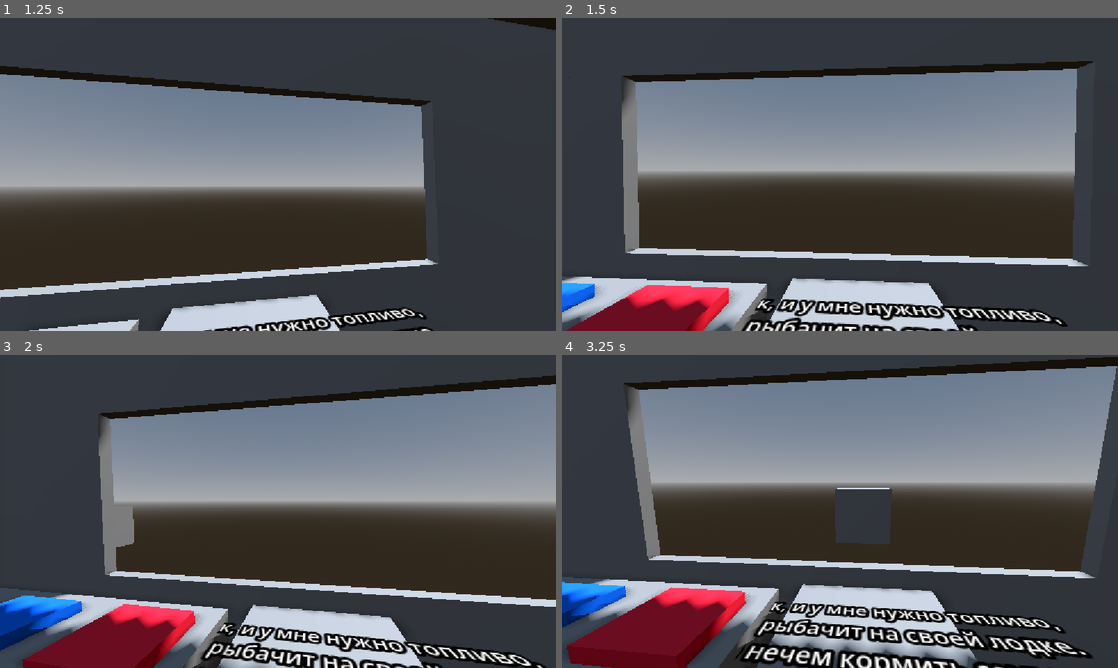
Above: before the commit, frames 1-4 (two rows, left to right).
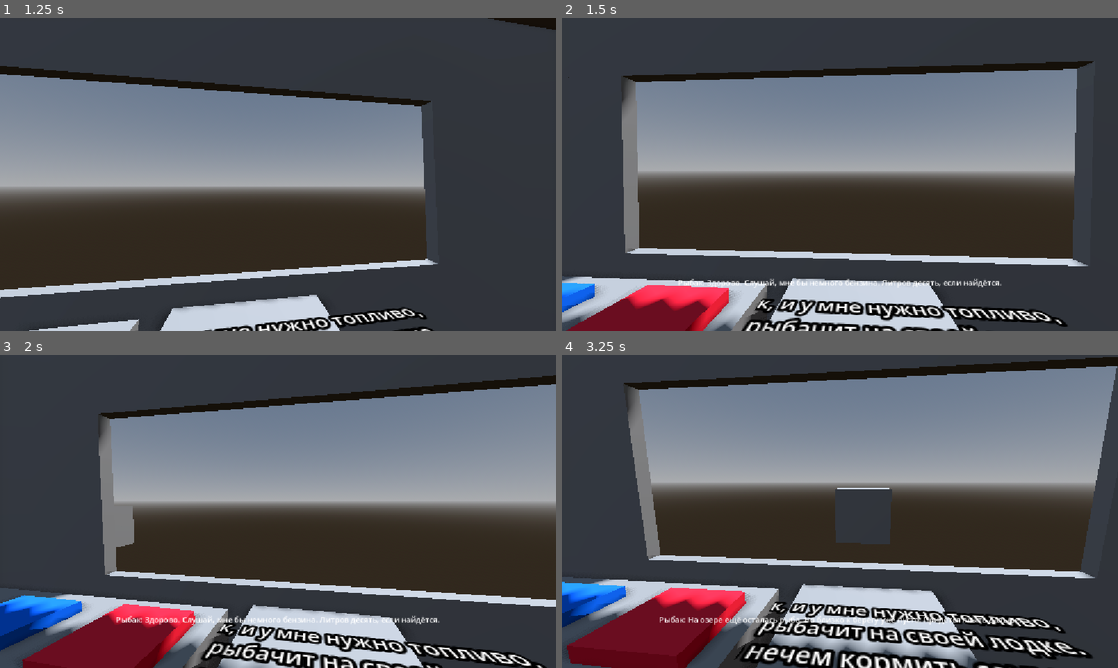
Above: after the commit, the same moments.

Repository: RolicsVin/AZS
Game: Godot game, scene res://scenes/game.tscn
The game is run twice, just before and just after one commit, with the same random seed, the same clock (stepped at 60 frames per second) and the same inputs.
Inputs (mouse positions are in pixels of both pictures, inside the frame that each line leads up to):
- Up to frame 1 (1.25 s): tap Enter (ui_accept) at 0.5, 0.77 s; move the mouse to (400, 158) at 0.52 s; hold Right (ui_right) from 0.53 s (still down); click (400, 158) at 0.6 s
- Up to frame 2 (1.5 s): move the mouse to (728, 190) at 1.27 s; release Right (ui_right) at 1.28 s; hold Down (ui_down) from 1.28 s (still down); click (728, 190) at 1.35 s
- Up to frame 3 (2 s): keep holding Down (ui_down); tap Enter (ui_accept) at 1.52 s
- Up to frame 4 (3.25 s): move the mouse to (895, 442) at 2.02 s; release Down (ui_down) at 2.03 s; hold Right (ui_right) 2.03-2.78 s; click (895, 442) at 2.1 s; move the mouse to (812, 574) at 2.77 s; hold Up (ui_up) from 2.78 s (still down); click (812, 574) at 2.85 s; tap Enter (ui_accept) at 3.02 s

Frame 1 is identical in both runs. In frame 2, 0.5% of the frame differs, in the area x 20-80%, y 83-87%; in frame 3, 0.5%; in frame 4, 0.6%, in the area x 17-83%, y 83-87%.
Error before the commit: Parse Error: Could not find type "ChoiceVisual" in the current scope. (res://scenes/dialog.gd:5)

Commit message:
NewVisualSystema

Diff:
--- a/scenes/choise_visual.gd
+++ b/scenes/choise_visual.gd
@@ -1,15 +1,37 @@
+class_name ChoiceVisual
 extends Control
+
+signal choice_changed(index: int)
 
 @onready var chooser: Control = $Chooser
 
+var current_choice: int = -1
+
+
 func _ready() -> void:
 	hide()
+
+
+func reset_choice() -> void:
+	current_choice = -1
+
 
 func _process(_delta: float) -> void:
 	if not visible:
 		return
 
-	var mouse = get_global_mouse_position()
-	var direction = mouse - chooser.global_position
+	var mouse_position := get_viewport().get_mouse_position()
+	var center := get_viewport_rect().size / 2.0
 
-	chooser.rotation = direction.angle()
+	var direction := mouse_position - center
+
+	chooser.rotation = (
+		mouse_position - chooser.get_global_transform_with_canvas().origin
+	).angle()
+
+	# Левая полуокружность — вариант 1, правая — вариант 0.
+	var new_choice := 1 if direction.x < 0.0 else 0
+
+	if new_choice != current_choice:
+		current_choice = new_choice
+		choice_changed.emit(current_choice)
--- a/scenes/game.tscn
+++ b/scenes/game.tscn
@@ -433,9 +433,6 @@
 script = ExtResource("8_gee14")
 container = NodePath("CircularContainer")
 choice_visual = NodePath("choise_visual")
-choice_font_size = null
-selected_color = null
-normal_color = null
 
 [node name="CircularContainer" type="Container" parent="UI/Dialog" unique_id=1825434233]
 layout_mode = 1
@@ -475,18 +472,18 @@
 anchor_right = 0.5
 anchor_bottom = 0.5
 offset_left = -20.0
-offset_top = -20.0
+offset_top = 7.5
 offset_right = 20.0
-offset_bottom = 20.0
+offset_bottom = 47.5
 grow_horizontal = 2
 grow_vertical = 2
 
 [node name="Panel" type="Panel" parent="UI/Dialog/choise_visual/Chooser" unique_id=575941014]
 layout_mode = 0
 offset_left = 68.5
-offset_top = 1.5
+offset_top = -12.0
 offset_right = 108.5
-offset_bottom = 41.5
+offset_bottom = 28.0
 
 [node name="Label" type="Label" parent="UI" unique_id=1609445190]
 visible = false
